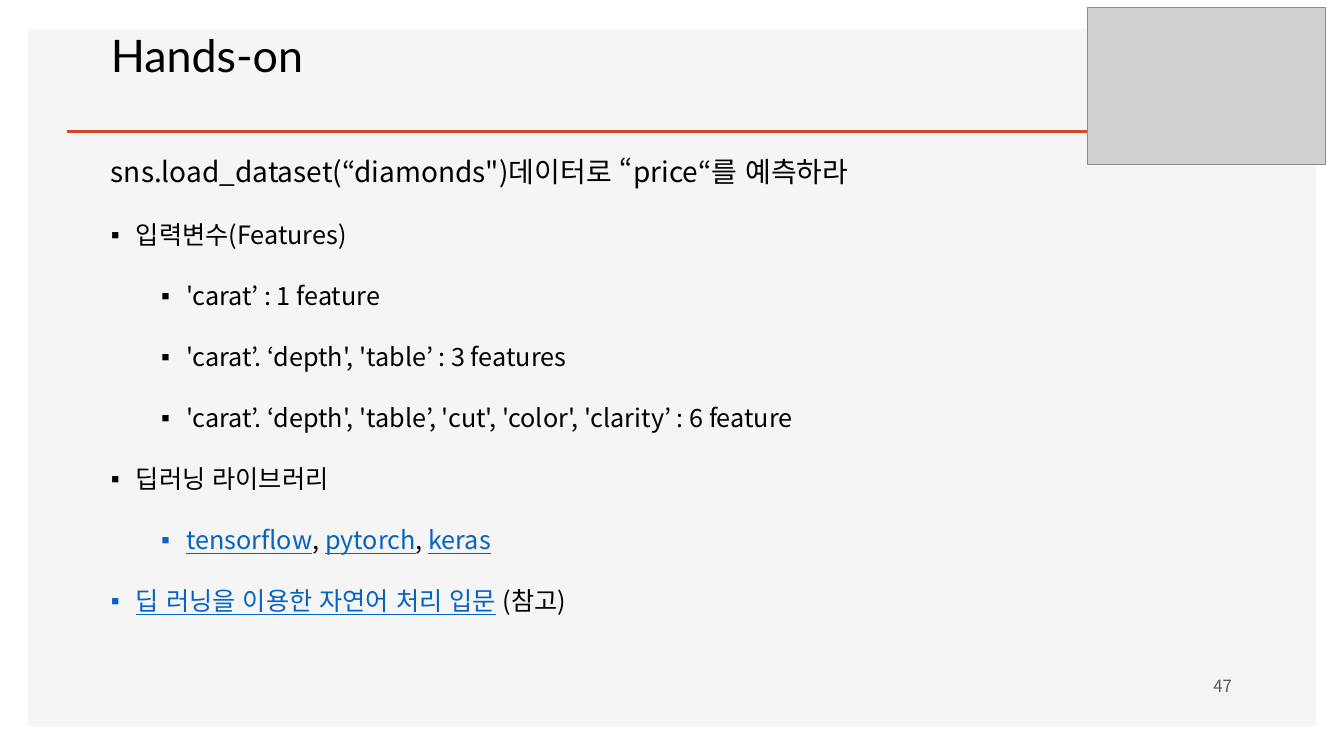
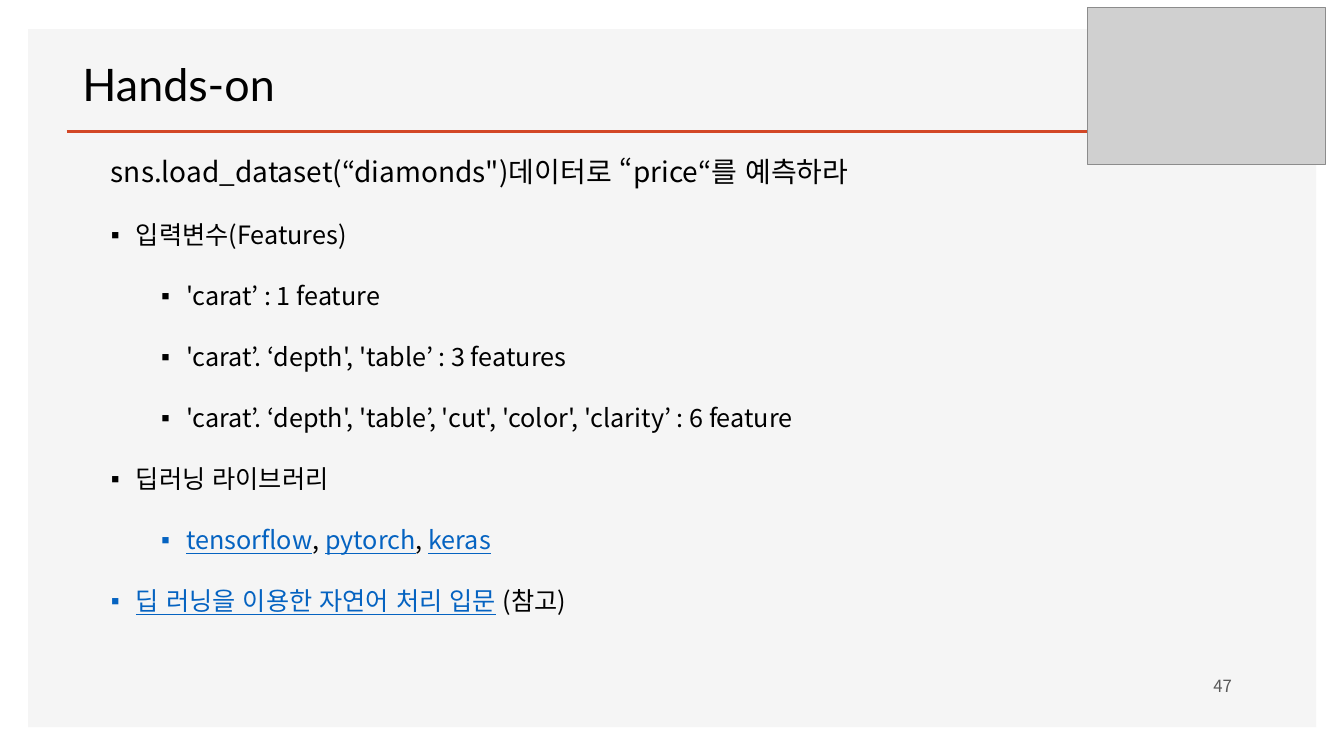
Before and after one commit to ancestor9/mathematics-for-machine-learning, a slide deck: slide 47 of w4_Perceptron_Regression.pptx. Drawn at 1344x756 pixels with LibreOffice and Linux fonts; fonts in the diff are those of the drawing; grey boxes stand for pictures; background and template pictures are left out. Boxes give left, top, right and bottom in pixels: in the first picture for what was removed or moved away, otherwise in the second. Text is boxed around its words. In the diff, an @@ line names an element or a change of style, - is before the commit and + after.

```diff
--- a/w4_Perceptron_Regression.pptx
+++ b/w4_Perceptron_Regression.pptx
@@ text "Hands-on": place and size @@
-text "Hands-on" at (111, 39, 303, 73)
+text "Hands-on" at (82, 68, 274, 102)
```
Also in this commit, not shown: 1 other slide changed.
